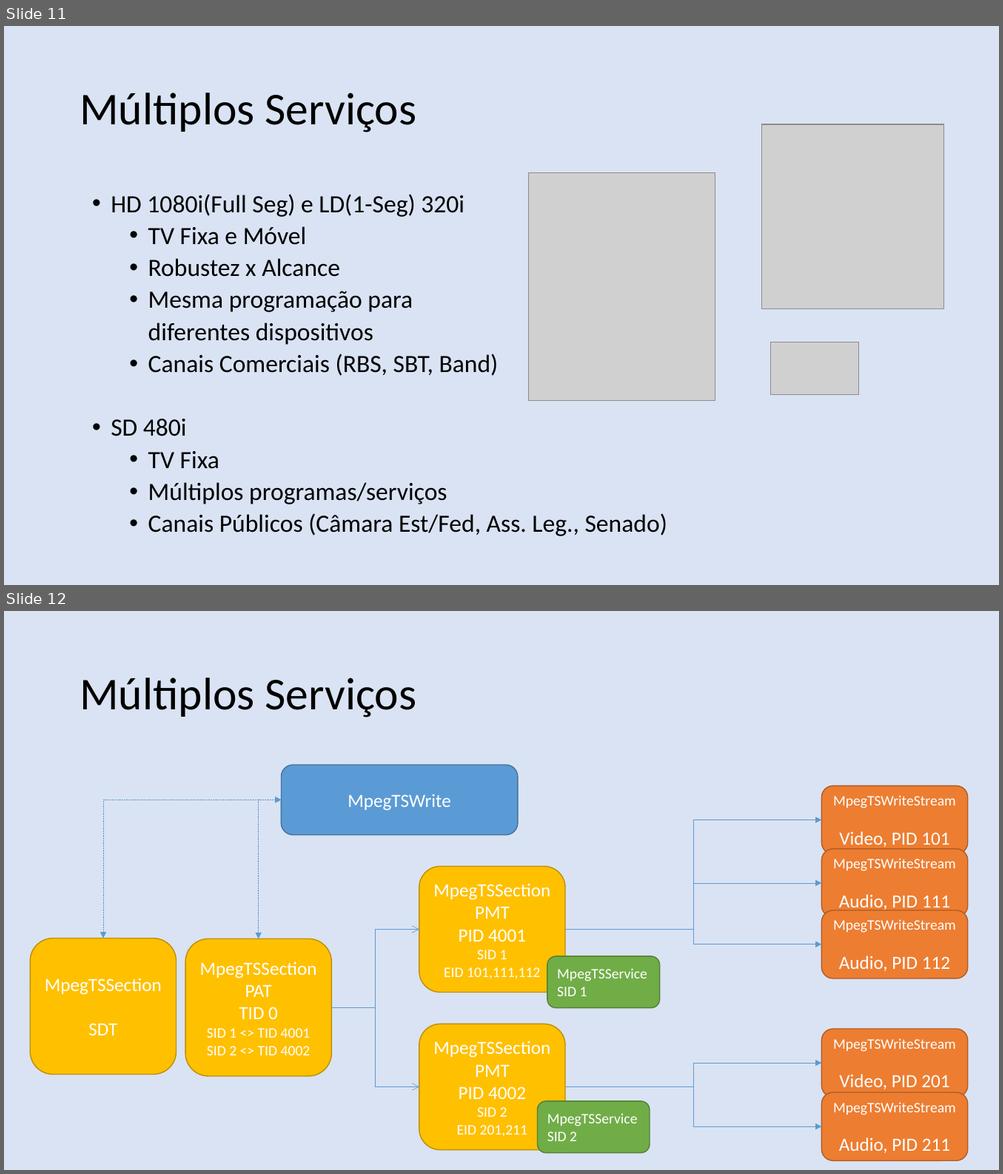
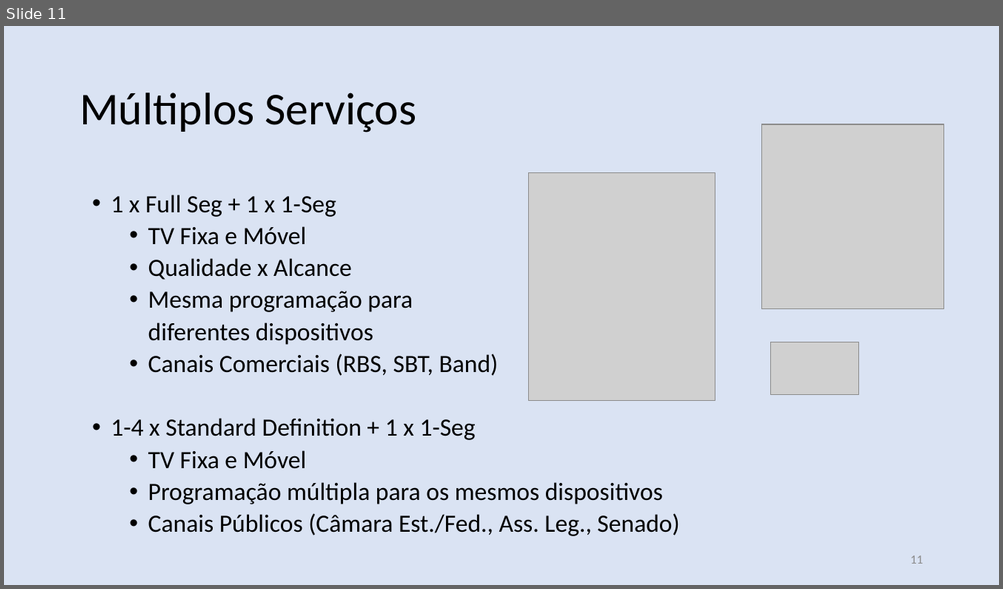
Before and after one commit to nasall2/TCC, a slide deck: relatorio/abntex2-modelos-1.9.2/figuras/apresentacao.pptx. Shown one above the other, each under a label of ours: slides 11 and 12 before the commit, slide 11 after it. The pictures are 1003x1174 and 1003x589 pixels, drawn with LibreOffice and Linux fonts; fonts in the diff are those of the drawing; grey boxes stand for pictures. Boxes give left, top, right and bottom in pixels: in the first picture for what was removed or moved away, otherwise in the second. Text is boxed around its words. In the diff, an @@ line names an element or a change of style, - is before the commit and + after.

```diff
--- a/relatorio/abntex2-modelos-1.9.2/figuras/apresentacao.pptx
+++ b/relatorio/abntex2-modelos-1.9.2/figuras/apresentacao.pptx
@@ slide 12 removed at (x1=4, y1=611, x2=999, y2=1170), background #DAE3F3 @@
@@ text removed at (x1=79, y1=678, x2=417, y2=718) @@
-Múltiplos Serviços
@@ rounded rectangle removed at (x1=282, y1=765, x2=518, y2=834) @@
-MpegTSWrite
@@ rounded rectangle removed at (x1=822, y1=786, x2=968, y2=854) @@
-MpegTSWriteStream
-Video, PID 101
@@ elbow double arrow removed from (282, 800) to (103, 939) @@
@@ elbow double arrow removed from (282, 800) to (259, 940) @@
@@ elbow arrow removed from (565, 930) to (822, 820) @@
@@ rounded rectangle removed at (x1=822, y1=849, x2=968, y2=917) @@
-MpegTSWriteStream
-Audio, PID 111
@@ rounded rectangle removed at (x1=419, y1=867, x2=565, y2=993) @@
-MpegTSSection
-PMT
-PID 4001
-SID 1
-EID 101,111,112
@@ elbow arrow removed from (565, 930) to (822, 883) @@
@@ rounded rectangle removed at (x1=822, y1=911, x2=968, y2=979) @@
-MpegTSWriteStream
-Audio, PID 112
@@ rounded rectangle removed at (x1=30, y1=939, x2=176, y2=1074) @@
-MpegTSSection
-SDT
@@ rounded rectangle removed at (x1=185, y1=940, x2=332, y2=1076) @@
-MpegTSSection
-PAT
-TID 0
-SID 1 <> TID 4001
-SID 2 <> TID 4002
@@ elbow arrow removed from (332, 1008) to (419, 930) @@
@@ elbow arrow removed from (565, 930) to (822, 945) @@
@@ rounded rectangle removed at (x1=547, y1=957, x2=660, y2=1008) @@
-MpegTSService
-SID 1
@@ elbow arrow removed from (332, 1008) to (419, 1087) @@
@@ rounded rectangle removed at (x1=419, y1=1025, x2=565, y2=1150) @@
-MpegTSSection
-PMT
-PID 4002
-SID 2
-EID 201,211
@@ rounded rectangle removed at (x1=822, y1=1030, x2=968, y2=1097) @@
-MpegTSWriteStream
-Video, PID 201
@@ elbow arrow removed from (565, 1087) to (822, 1063) @@
@@ elbow arrow removed from (565, 1087) to (822, 1128) @@
@@ rounded rectangle removed at (x1=822, y1=1093, x2=968, y2=1162) @@
-MpegTSWriteStream
-Audio, PID 211
@@ rounded rectangle removed at (x1=538, y1=1102, x2=649, y2=1153) @@
-MpegTSService
-SID 2
@@ slide 11 changed as well @@
@@ text at (x1=111, y1=195, x2=336, y2=217): text changed @@
-• HD 1080i(Full Seg) e LD(1-Seg) 320i
+• 1 x Full Seg + 1 x 1-Seg
@@ text at (x1=148, y1=258, x2=352, y2=280): text changed @@
-  • Robustez x Alcance
+  • Qualidade x Alcance
@@ text at (x1=111, y1=418, x2=679, y2=537): text changed @@
-• SD 480i
-  • TV Fixa
-  • Múltiplos programas/serviços
-  • Canais Públicos (Câmara Est/Fed, Ass. Leg., Senado)
+• 1-4 x Standard Definition + 1 x 1-Seg
+  • TV Fixa e Móvel
+  • Programação múltipla para os mesmos dispositivos
+  • Canais Públicos (Câmara Est./Fed., Ass. Leg., Senado)
@@ page number added at (x1=910, y1=556, x2=922, y2=564), 12 pt, text #8C8C8C @@
+11
```
Also in this commit, not shown: 18 other slides changed, 4 slides added, 2 other slides removed.
